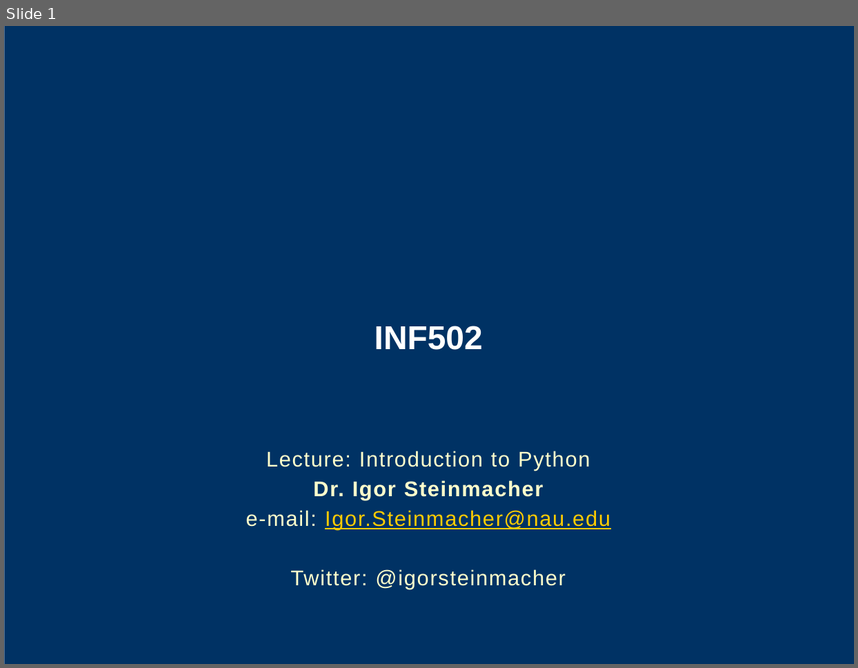
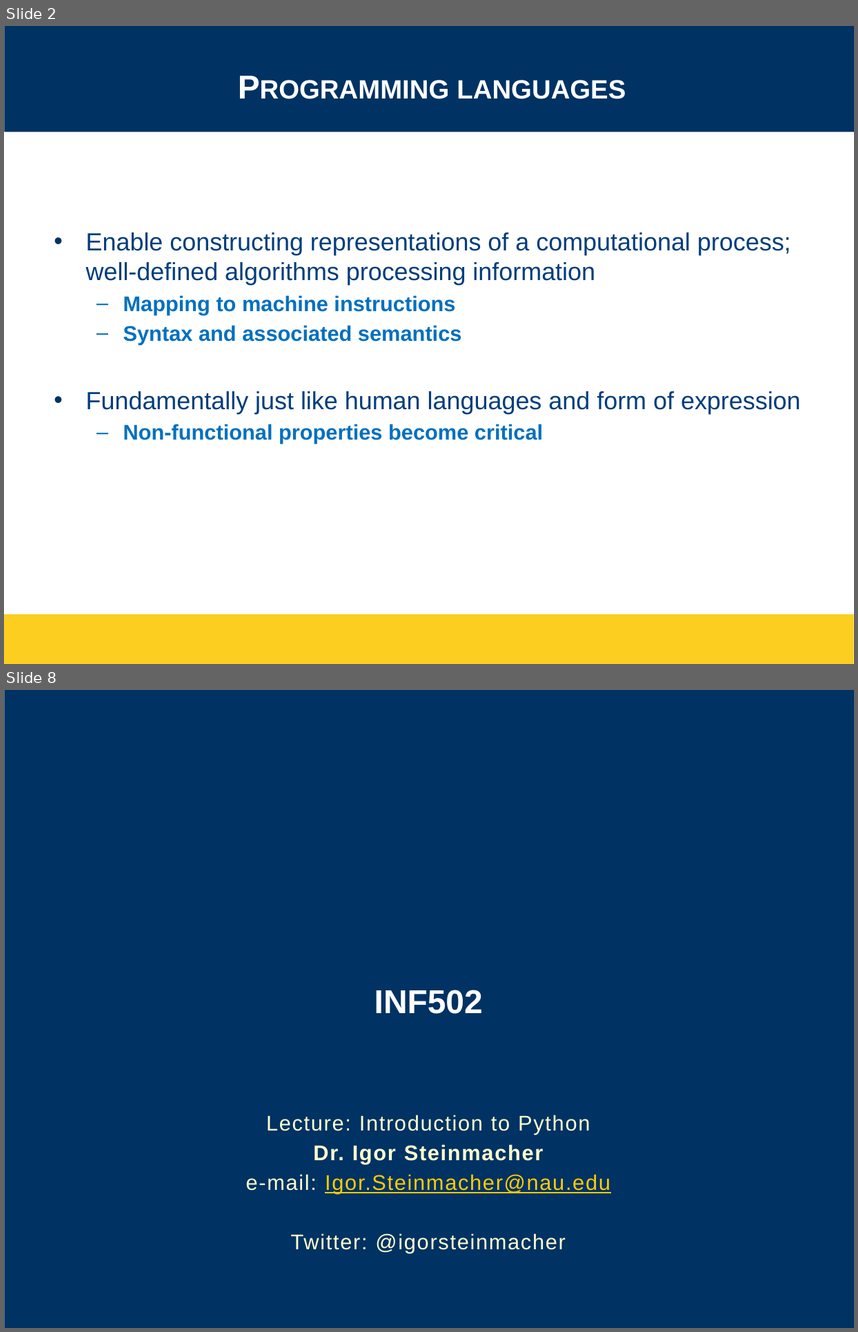
Before and after one commit to igorsteinmacher/INF502-Fall2020, a slide deck: slides/Python_ready_set_go.pptx. Shown one above the other, each under a label of ours: slide 1 before the commit, slides 2 and 8 after it; the slides between them are not shown. The pictures are 858x668 and 858x1332 pixels, drawn with LibreOffice and Linux fonts; fonts in the diff are those of the drawing; background and template pictures are left out. Boxes give left, top, right and bottom in pixels: in the first picture for what was removed or moved away, otherwise in the second. Text is boxed around its words. In the diff, an @@ line names an element or a change of style, - is before the commit and + after.

```diff
--- a/slides/Python_ready_set_go.pptx
+++ b/slides/Python_ready_set_go.pptx
@@ slide 2 added at box(4, 26, 854, 664), background #FFFFFF @@
@@ rectangle added at box(4, 26, 854, 132), fill #003264 @@
@@ title added at box(457, 80, 626, 99), 28 pt, text #FFFFFF, bold, small capitals @@
+Programming languages
@@ rectangle added at box(4, 133, 854, 170), fill #FFFFFF @@
@@ text added at box(86, 232, 801, 443), 21 pt, text #003D7C @@
+• Enable constructing representations of a computational process; well-defined algorithms processing information
+  – Mapping to machine instructions
+  – Syntax and associated semantics
+• Fundamentally just like human languages and form of expression
+  – Non-functional properties become critical
@@ rectangle added at box(4, 615, 854, 664), fill #FBCE20 @@
@@ what was slide 1 is now slide 8 @@
```
Also in this commit, not shown: 1 slide changed, 6 other slides added, 27 other files.
